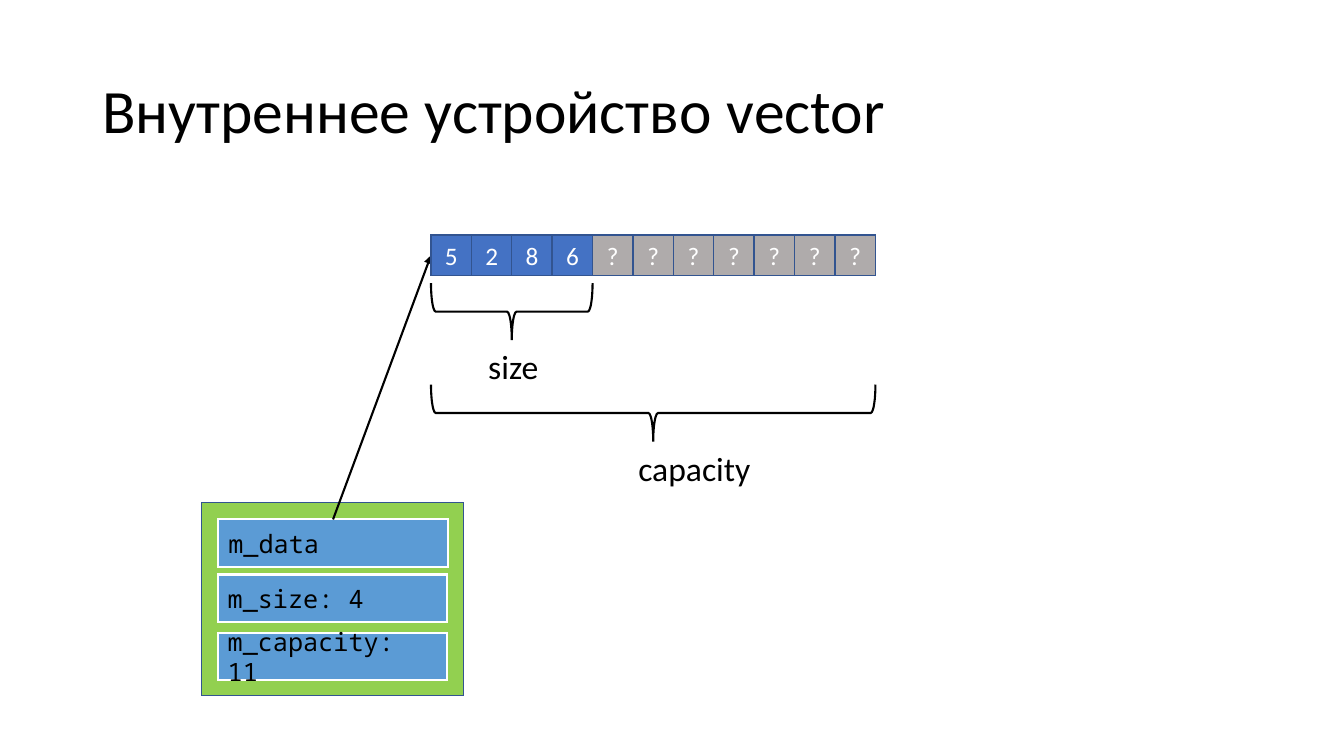
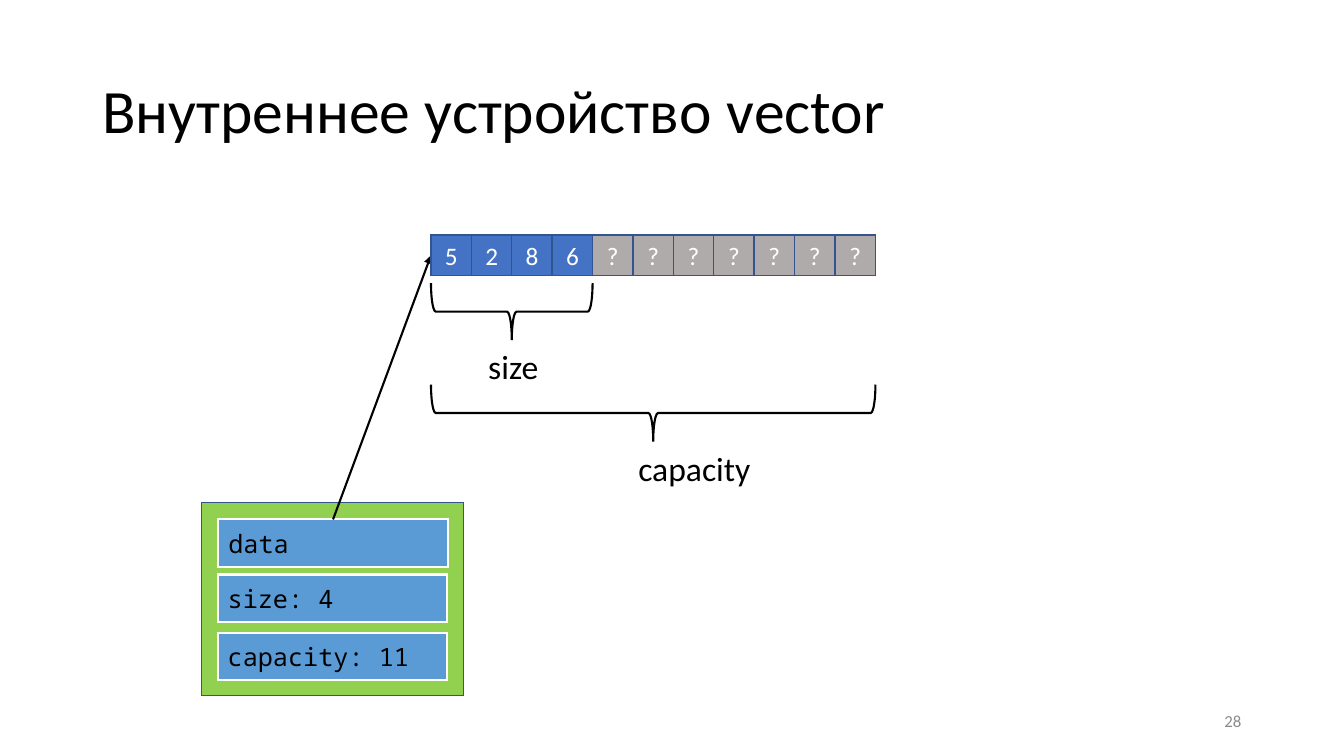
Before and after one commit to alexey-malov/oop, a slide deck: slide 28 of lectures/01/Стандартная библиотека.pptx (slide 26 before the commit). Drawn at 1344x756 pixels with LibreOffice and Linux fonts; fonts in the diff are those of the drawing. Boxes give left, top, right and bottom in pixels: in the first picture for what was removed or moved away, otherwise in the second. Text is boxed around its words. In the diff, an @@ line names an element or a change of style, - is before the commit and + after.

```diff
--- a/lectures/01/Стандартная библиотека.pptx
+++ b/lectures/01/Стандартная библиотека.pptx
@@ text in rectangle at [228,534,288,554]: text changed @@
-m_data
+data
@@ text in rectangle at [228,589,333,609]: text changed @@
-m_size: 4
+size: 4
@@ text in rectangle at [228,647,409,672]: text changed @@
-m_capacity: 11
+capacity: 11
@@ page number added at [1224,715,1241,727], 12 pt, text #8C8C8C @@
+28
```
Also in this commit, not shown: 111 other slides changed, 2 slides added, 1 other file.
